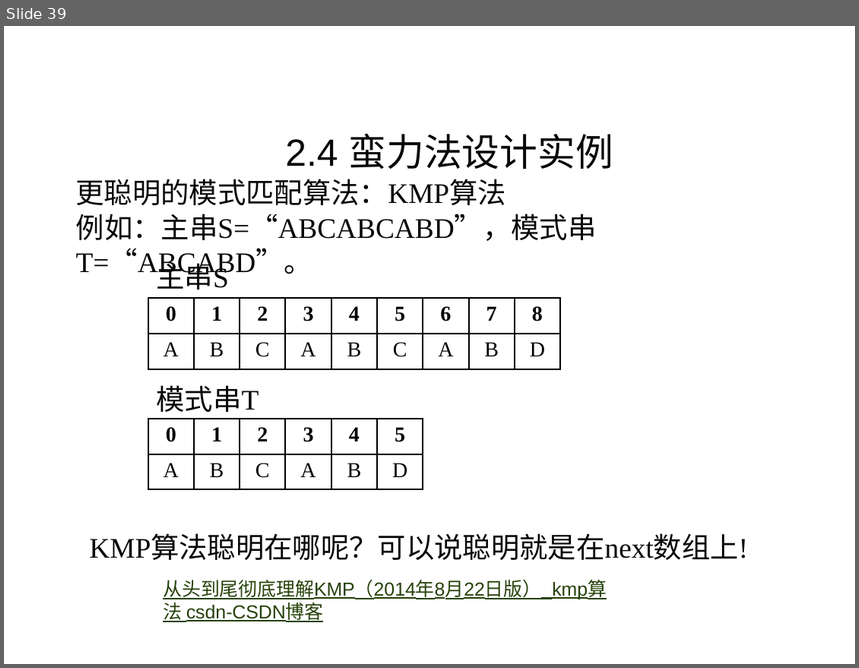
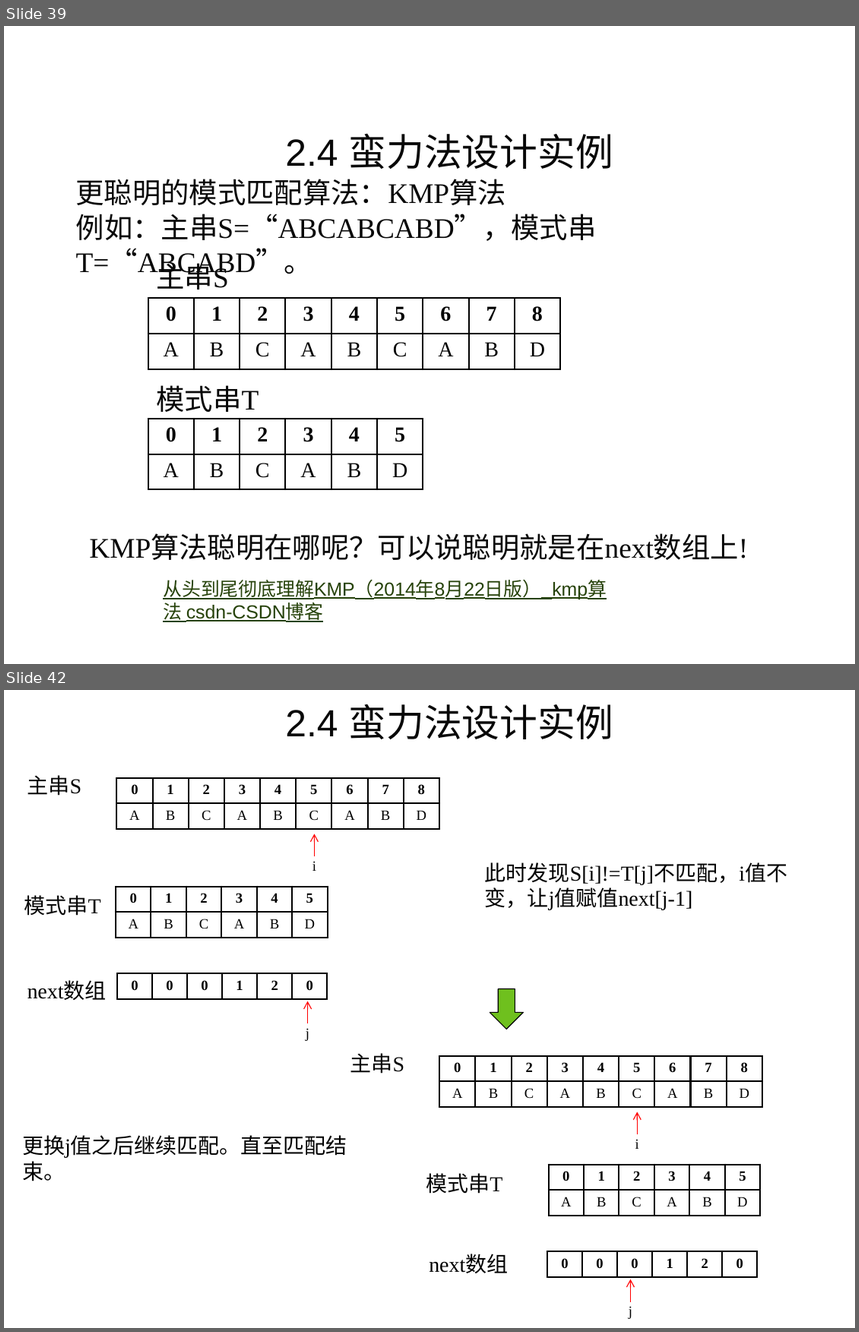
Before and after one commit to liutongling/DP, a slide deck: file/第2章 蛮力法.pptx. Shown one above the other, each under a label of ours: slide 39 before the commit, slides 39 and 42 after it; the slides between them are not shown. The pictures are 859x668 and 859x1332 pixels, drawn with LibreOffice and Linux fonts; fonts in the diff are those of the drawing; background and template pictures are left out. Boxes give left, top, right and bottom in pixels: in the first picture for what was removed or moved away, otherwise in the second. Text is boxed around its words. In the diff, an @@ line names an element or a change of style, - is before the commit and + after.

Commit message:
实现kmp算法，并更新蛮力法的ppt

```diff
--- a/file/第2章 蛮力法.pptx
+++ b/file/第2章 蛮力法.pptx
@@ slide 42 added at (x1=4, y1=690, x2=855, y2=1328), background #FFFFFF @@
@@ text added at (x1=285, y1=704, x2=614, y2=739), 32 pt, text #080808 @@
+2.4 蛮力法设计实例
@@ text added at (x1=28, y1=775, x2=82, y2=796), 18 pt, text #080808 @@
+主串S
@@ table added at (x1=116, y1=777, x2=438, y2=829), 2 rows, 9 columns @@
+0 | 1 | 2 | 3 | 4 | 5 | 6 | 7 | 8
+A | B | C | A | B | C | A | B | D
@@ arrow added from (315, 857) to (315, 834), #FF0000 0.75 pt @@
@@ text added at (x1=313, y1=861, x2=316, y2=871), 12 pt, text #000000 @@
+i
@@ text added at (x1=485, y1=863, x2=788, y2=910), 18 pt, text #000000 @@
+此时发现S[i]!=T[j]不匹配，i值不变，让j值赋值next[j-1]
@@ table added at (x1=116, y1=887, x2=325, y2=938), 2 rows, 6 columns @@
+0 | 1 | 2 | 3 | 4 | 5
+A | B | C | A | B | D
@@ text added at (x1=25, y1=895, x2=101, y2=916), 18 pt, text #080808 @@
+模式串T
@@ text added at (x1=28, y1=982, x2=107, y2=1000), 18 pt, text #000000 @@
+next数组
@@ table added at (x1=117, y1=973, x2=326, y2=999), 1 rows, 6 columns @@
+0 | 0 | 0 | 1 | 2 | 0
@@ arrow added from (308, 1024) to (308, 1002), #FF0000 0.75 pt @@
@@ down arrow added at (x1=490, y1=989, x2=523, y2=1029), fill #6FC01E, outline #000000 0.75 pt @@
@@ text added at (x1=306, y1=1028, x2=310, y2=1041), 12 pt, text #000000 @@
+j
@@ text added at (x1=351, y1=1053, x2=405, y2=1074), 18 pt, text #080808 @@
+主串S
@@ table added at (x1=439, y1=1056, x2=762, y2=1107), 2 rows, 9 columns @@
+0 | 1 | 2 | 3 | 4 | 5 | 6 | 7 | 8
+A | B | C | A | B | C | A | B | D
@@ arrow added from (637, 1135) to (637, 1113), #FF0000 0.75 pt @@
@@ text added at (x1=22, y1=1135, x2=348, y2=1182), 18 pt, text #000000 @@
+更换j值之后继续匹配。直至匹配结束。
@@ text added at (x1=636, y1=1139, x2=639, y2=1149), 12 pt, text #000000 @@
+i
@@ table added at (x1=549, y1=1165, x2=758, y2=1216), 2 rows, 6 columns @@
+0 | 1 | 2 | 3 | 4 | 5
+A | B | C | A | B | D
@@ text added at (x1=426, y1=1173, x2=503, y2=1194), 18 pt, text #080808 @@
+模式串T
@@ text added at (x1=429, y1=1256, x2=508, y2=1274), 18 pt, text #000000 @@
+next数组
@@ table added at (x1=547, y1=1252, x2=756, y2=1277), 1 rows, 6 columns @@
+0 | 0 | 0 | 1 | 2 | 0
@@ arrow added from (630, 1302) to (630, 1280), #FF0000 0.75 pt @@
@@ text added at (x1=629, y1=1306, x2=633, y2=1319), 12 pt, text #000000 @@
+j
```
Also in this commit, not shown: 1 slide changed, 1 other slide added, 2 other files.
